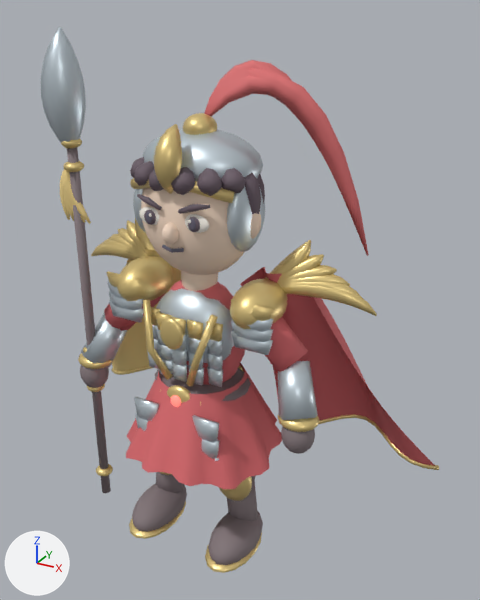
Two versions of the glTF model samkok/web/models/07-e3.glb, one commit apart.
Camera for both pictures: a 50 mm lens placed at (2.13, -3.34, 3.61), pointed at (0.13, 0.29, 1.8). The axes (+X, +Y, +Z) are drawn at lower left. The lights are the same throughout. The first picture is the older version.

Names of what the first picture shows: '07_T3_Scarlet Cavalier_Mesh'.
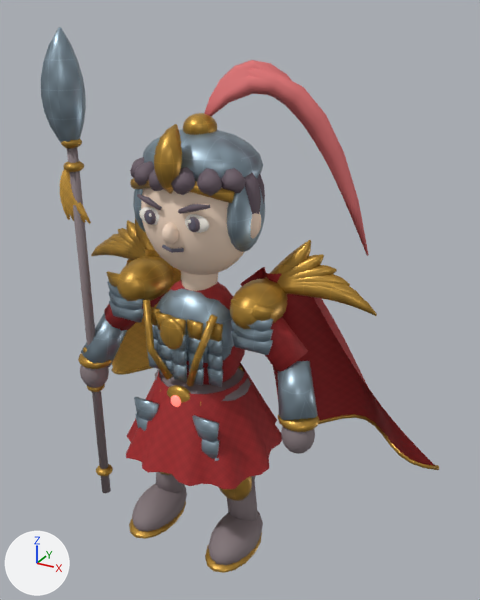
Patch to the scene script:
```diff
--- a/samkok/web/models/07-e3.glb.py
+++ b/samkok/web/models/07-e3.glb.py
@@ mat_silk_b12427_002 @@
 n0 = _N.new('ShaderNodeBsdfPrincipled'); n0.name = 'Principled BSDF'
-n0.inputs[0].default_value = (0.694, 0.141, 0.153, 1.0)  # 'Base Color', red #d9696d
 n0.inputs[2].default_value = 0.72  # 'Roughness'
 n1 = _N.new('ShaderNodeOutputMaterial'); n1.name = 'Material Output'
+n2 = _N.new('ShaderNodeTexImage'); n2.name = 'Image Texture'
+n2.image = img_weave_b12427
+n3 = _N.new('ShaderNodeNormalMap'); n3.name = 'Normal Map'
+n3.uv_map = 'UVMap'
+n3.inputs[0].default_value = 0.28  # 'Strength'
+n4 = _N.new('ShaderNodeTexImage'); n4.name = 'Image Texture.001'
+n4.image = img_surface_normal_true
 _L.new(n0.outputs[0], n1.inputs[0])  # 'BSDF' to 'Surface'
+_L.new(n2.outputs[0], n0.inputs[0])  # 'Color' to 'Base Color'
+_L.new(n3.outputs[0], n0.inputs[5])  # 'Normal' to 'Normal'
+_L.new(n4.outputs[0], n3.inputs[1])  # 'Color' to 'Color'
@@ mat_accent_efb649_002 @@
 n0 = _N.new('ShaderNodeBsdfPrincipled'); n0.name = 'Principled BSDF'
-n0.inputs[0].default_value = (0.937, 0.714, 0.286, 1.0)  # 'Base Color', yellow #f8dc92
 n0.inputs[2].default_value = 0.72  # 'Roughness'
 n1 = _N.new('ShaderNodeOutputMaterial'); n1.name = 'Material Output'
+n2 = _N.new('ShaderNodeTexImage'); n2.name = 'Image Texture'
+n2.image = img_weave_efb649
+n3 = _N.new('ShaderNodeNormalMap'); n3.name = 'Normal Map'
+n3.uv_map = 'UVMap'
+n3.inputs[0].default_value = 0.28  # 'Strength'
+n4 = _N.new('ShaderNodeTexImage'); n4.name = 'Image Texture.001'
+n4.image = img_surface_normal_true
 _L.new(n0.outputs[0], n1.inputs[0])  # 'BSDF' to 'Surface'
+_L.new(n2.outputs[0], n0.inputs[0])  # 'Color' to 'Base Color'
+_L.new(n3.outputs[0], n0.inputs[5])  # 'Normal' to 'Normal'
+_L.new(n4.outputs[0], n3.inputs[1])  # 'Color' to 'Color'
@@ mat_antique_gold_002 @@
 n0 = _N.new('ShaderNodeBsdfPrincipled'); n0.name = 'Principled BSDF'
-n0.inputs[0].default_value = (0.788, 0.604, 0.247, 1.0)  # 'Base Color', yellow #e6cc88
 n0.inputs[1].default_value = 0.58  # 'Metallic'
@@ mat_antique_gold_002 @@
 n1 = _N.new('ShaderNodeOutputMaterial'); n1.name = 'Material Output'
+n2 = _N.new('ShaderNodeTexImage'); n2.name = 'Image Texture'
+n2.image = img_engraved_c99a3f
+n3 = _N.new('ShaderNodeNormalMap'); n3.name = 'Normal Map'
+n3.uv_map = 'UVMap'
+n3.inputs[0].default_value = 0.45  # 'Strength'
+n4 = _N.new('ShaderNodeTexImage'); n4.name = 'Image Texture.001'
+n4.image = img_surface_normal_false
 _L.new(n0.outputs[0], n1.inputs[0])  # 'BSDF' to 'Surface'
+_L.new(n2.outputs[0], n0.inputs[0])  # 'Color' to 'Base Color'
+_L.new(n3.outputs[0], n0.inputs[5])  # 'Normal' to 'Normal'
+_L.new(n4.outputs[0], n3.inputs[1])  # 'Color' to 'Color'
@@ mat_steel_002 @@
 n0 = _N.new('ShaderNodeBsdfPrincipled'); n0.name = 'Principled BSDF'
-n0.inputs[0].default_value = (0.604, 0.686, 0.741, 1.0)  # 'Base Color', light grey #ccd8df
 n0.inputs[1].default_value = 0.65  # 'Metallic'
@@ mat_steel_002 @@
 n1 = _N.new('ShaderNodeOutputMaterial'); n1.name = 'Material Output'
+n2 = _N.new('ShaderNodeTexImage'); n2.name = 'Image Texture'
+n2.image = img_engraved_9aafbd
+n3 = _N.new('ShaderNodeNormalMap'); n3.name = 'Normal Map'
+n3.uv_map = 'UVMap'
+n3.inputs[0].default_value = 0.45  # 'Strength'
+n4 = _N.new('ShaderNodeTexImage'); n4.name = 'Image Texture.001'
+n4.image = img_surface_normal_false
 _L.new(n0.outputs[0], n1.inputs[0])  # 'BSDF' to 'Surface'
+_L.new(n2.outputs[0], n0.inputs[0])  # 'Color' to 'Base Color'
+_L.new(n3.outputs[0], n0.inputs[5])  # 'Normal' to 'Normal'
+_L.new(n4.outputs[0], n3.inputs[1])  # 'Color' to 'Color'
@@ me_07_t3_scarlet_cavalier_mesh @@
 me_07_t3_scarlet_cavalier_mesh.from_pydata(...)  # 11458 vertices, 21000 faces; spans x -1.5..1.5, y -0.56..0.97, z 0.02..3.51
+# me_07_t3_scarlet_cavalier_mesh part 1: texture (UV) coordinates changed
 me_07_t3_scarlet_cavalier_mesh.materials.append(mat_silk_b12427_002)
```

Location of each change, [x1, y1, x2, y2] in pixels of the pictures (480 x 600 px):
'07_T3_Scarlet Cavalier_Mesh', surface changed (darker): [41, 27, 439, 573] in both
